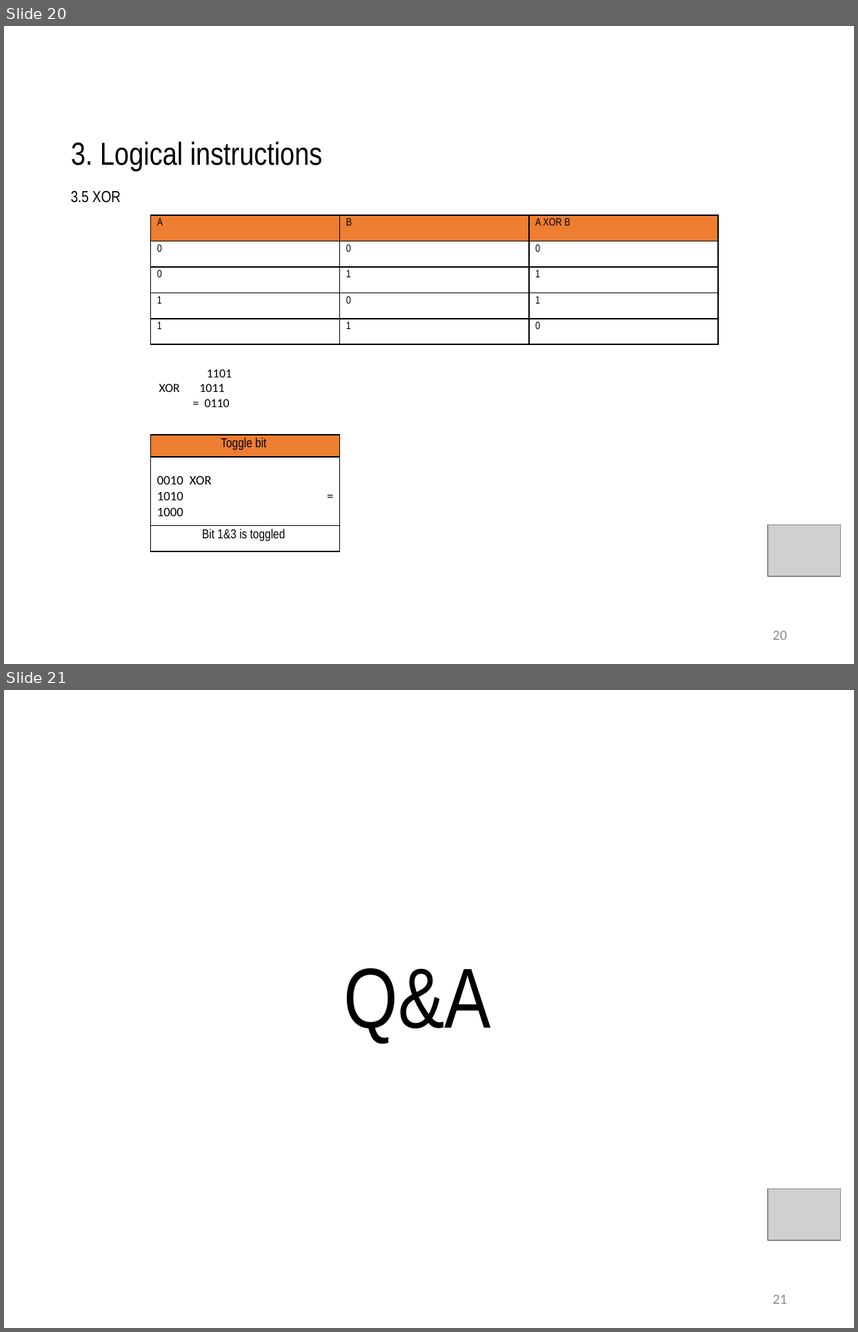
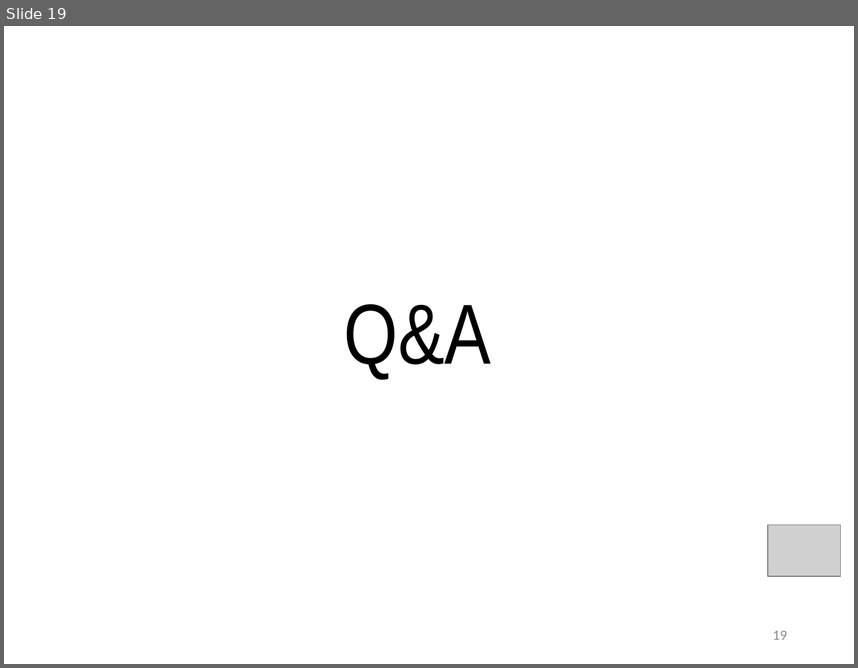
Before and after one commit to daoxuantruong/Demo, a slide deck: Numberic.pptx. Shown one above the other, each under a label of ours: slides 20 and 21 before the commit, slide 19 after it. The pictures are 858x1332 and 858x668 pixels, drawn with LibreOffice and Linux fonts; fonts in the diff are those of the drawing; grey boxes stand for pictures. Boxes give left, top, right and bottom in pixels: in the first picture for what was removed or moved away, otherwise in the second. Text is boxed around its words. In the diff, an @@ line names an element or a change of style, - is before the commit and + after.

```diff
--- a/Numberic.pptx
+++ b/Numberic.pptx
@@ slide 20 removed at bbox=[4, 26, 854, 664], background #FFFFFF @@
@@ title removed at bbox=[71, 141, 323, 171] @@
-3. Logical instructions
@@ text removed at bbox=[71, 191, 121, 203] @@
-3.5 XOR
@@ table removed at bbox=[151, 215, 720, 344], 5 rows, 3 columns @@
-A | B | A XOR B
-0 | 0 | 0
-0 | 1 | 1
-1 | 0 | 1
-1 | 1 | 0
@@ text removed at bbox=[199, 369, 232, 407] @@
-1101
-XOR 1011
-= 0110
@@ table removed at bbox=[151, 435, 341, 551], 3 rows, 1 columns @@
-Toggle bit
-0010 XOR 1010 = 1000
-Bit 1&3 is toggled
@@ picture removed at bbox=[769, 525, 840, 576] @@
@@ page number removed at bbox=[773, 630, 787, 639] @@
-20
@@ what was slide 21 is now slide 19 @@
@@ page number at bbox=[773, 630, 787, 639]: text changed @@
-21
+19
```
Also in this commit, not shown: 6 slides changed, 3 slides added, 4 other slides removed.
